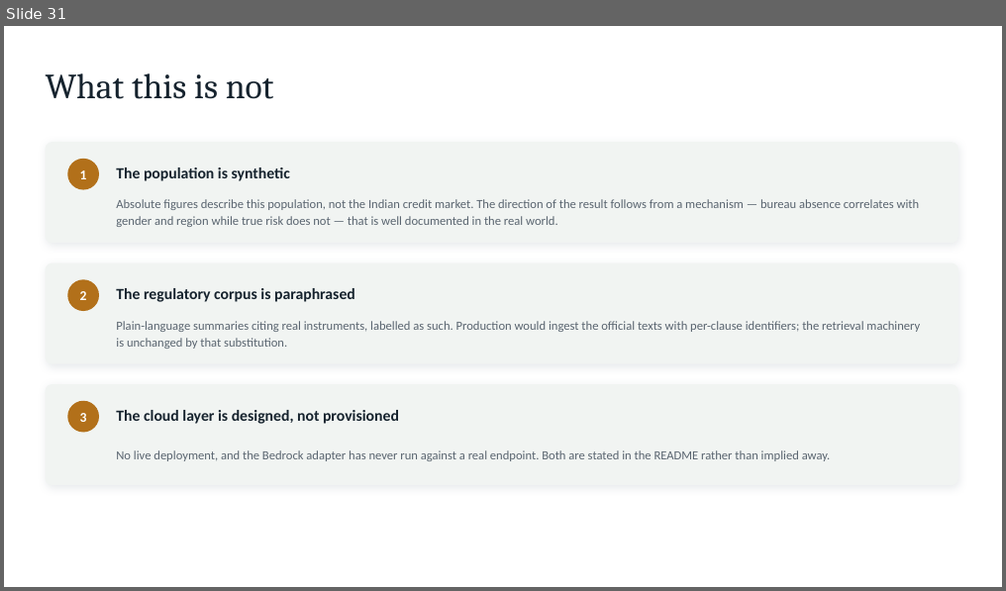
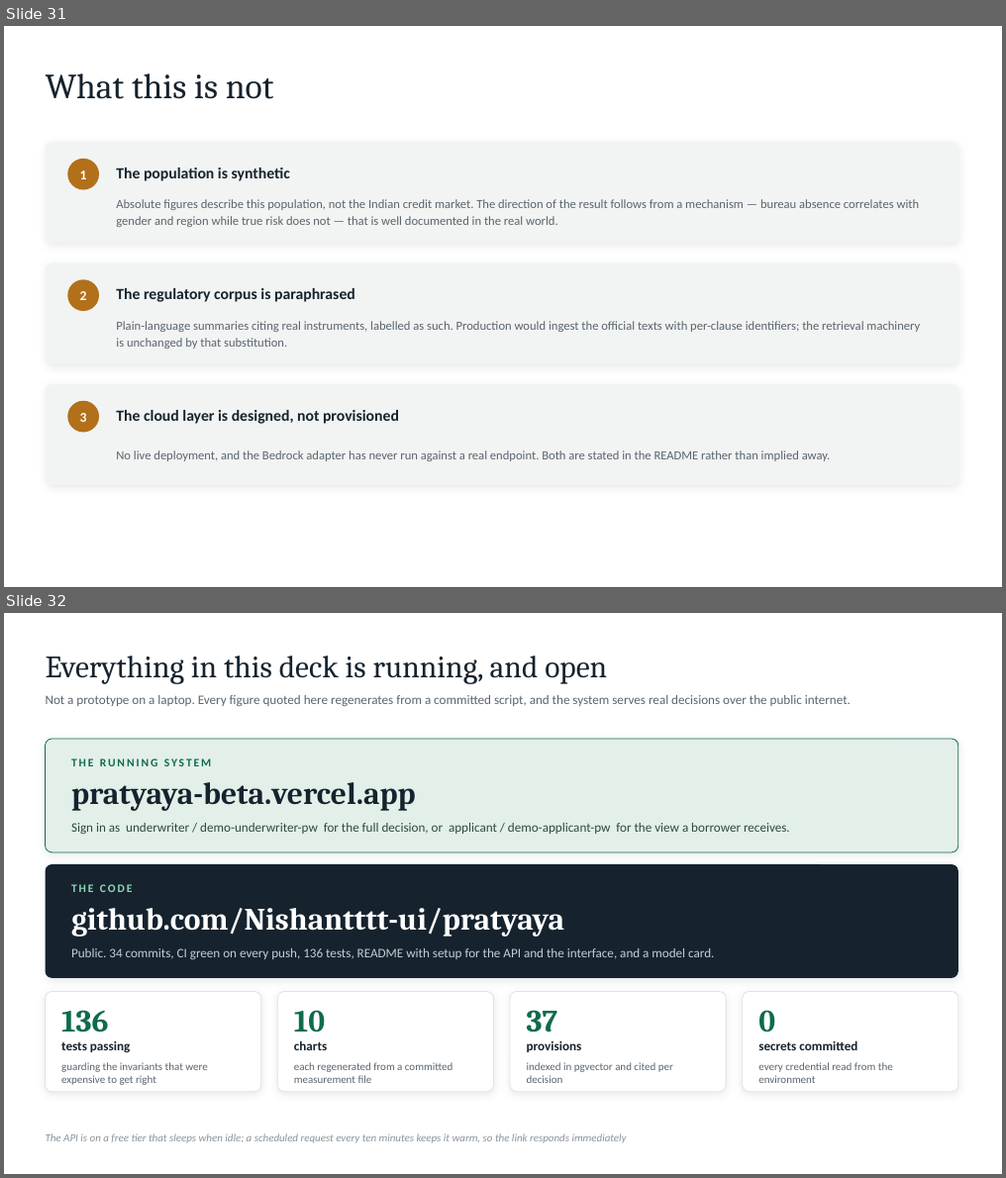
Before and after one commit to Nishantttt-ui/pratyaya, a slide deck: docs/Pratyaya-Synchrony-Hackathon.pptx. Shown one above the other, each under a label of ours: slide 31 before the commit, slides 31 and 32 after it. The pictures are 1006x591 and 1006x1178 pixels, drawn with LibreOffice and Linux fonts; fonts in the diff are those of the drawing. Boxes give left, top, right and bottom in pixels: in the first picture for what was removed or moved away, otherwise in the second. Text is boxed around its words. In the diff, an @@ line names an element or a change of style, - is before the commit and + after.

```diff
--- a/docs/Pratyaya-Synchrony-Hackathon.pptx
+++ b/docs/Pratyaya-Synchrony-Hackathon.pptx
@@ slide 32 added at (x1=4, y1=613, x2=1002, y2=1174), background #FFFFFF @@
@@ text added at (x1=46, y1=656, x2=607, y2=684), 30 pt, text #16232E @@
+Everything in this deck is running, and open
@@ text added at (x1=46, y1=695, x2=850, y2=706), 12.5 pt, text #5A6570 @@
+Not a prototype on a laptop. Every figure quoted here regenerates from a committed script, and the system serves real decisions over the public internet.
@@ rounded rectangle added at (x1=46, y1=739, x2=958, y2=853), fill #E3F0E9, outline #0E6B4F 0.75 pt @@
@@ text added at (x1=71, y1=759, x2=211, y2=766), 11 pt, text #0E6B4F, bold @@
+THE RUNNING SYSTEM
@@ text added at (x1=71, y1=782, x2=416, y2=811), 30 pt, text #16232E, bold @@
+pratyaya-beta.vercel.app
@@ text added at (x1=71, y1=823, x2=790, y2=834), 12.5 pt, text #2F4A40 @@
+Sign in as underwriter / demo-underwriter-pw for the full decision, or applicant / demo-applicant-pw for the view a borrower receives.
@@ rounded rectangle added at (x1=46, y1=864, x2=958, y2=978), fill #16232E @@
@@ text added at (x1=71, y1=884, x2=132, y2=892), 11 pt, text #8FD7B8, bold @@
+THE CODE
@@ text added at (x1=71, y1=908, x2=564, y2=937), 30 pt, text #FFFFFF, bold @@
+github.com/Nishantttt-ui/pratyaya
@@ text added at (x1=71, y1=949, x2=714, y2=959), 12.5 pt, text #C2CDD6 @@
+Public. 34 commits, CI green on every push, 136 tests, README with setup for the API and the interface, and a model card.
@@ rounded rectangle added at (x1=46, y1=992, x2=260, y2=1092), fill #FFFFFF, outline #DEE4E0 0.75 pt @@
@@ rounded rectangle added at (x1=277, y1=992, x2=493, y2=1092), fill #FFFFFF, outline #DEE4E0 0.75 pt @@
@@ rounded rectangle added at (x1=510, y1=992, x2=726, y2=1092), fill #FFFFFF, outline #DEE4E0 0.75 pt @@
@@ rounded rectangle added at (x1=743, y1=992, x2=958, y2=1092), fill #FFFFFF, outline #DEE4E0 0.75 pt @@
@@ text added at (x1=61, y1=1010, x2=108, y2=1033), 30 pt, text #0E6B4F, bold @@
+136
@@ text added at (x1=294, y1=1010, x2=325, y2=1033), 30 pt, text #0E6B4F, bold @@
+10
@@ text added at (x1=527, y1=1010, x2=558, y2=1033), 30 pt, text #0E6B4F, bold @@
+37
@@ text added at (x1=758, y1=1010, x2=775, y2=1033), 30 pt, text #0E6B4F, bold @@
+0
@@ text added at (x1=61, y1=1042, x2=130, y2=1053), 12.5 pt, text #16232E, bold @@
+tests passing
@@ text added at (x1=294, y1=1041, x2=327, y2=1051), 12.5 pt, text #16232E, bold @@
+charts
@@ text added at (x1=527, y1=1042, x2=582, y2=1053), 12.5 pt, text #16232E, bold @@
+provisions
@@ text added at (x1=758, y1=1041, x2=857, y2=1051), 12.5 pt, text #16232E, bold @@
+secrets committed
@@ text added at (x1=61, y1=1062, x2=207, y2=1085), 10.5 pt, text #5A6570 @@
+guarding the invariants that were expensive to get right
@@ text added at (x1=294, y1=1062, x2=452, y2=1083), 10.5 pt, text #5A6570 @@
+each regenerated from a committed measurement file
@@ text added at (x1=527, y1=1062, x2=673, y2=1083), 10.5 pt, text #5A6570 @@
+indexed in pgvector and cited per decision
@@ text added at (x1=758, y1=1062, x2=893, y2=1083), 10.5 pt, text #5A6570 @@
+every credential read from the environment
@@ text added at (x1=46, y1=1134, x2=627, y2=1144), 10.5 pt, text #8A949C, italic @@
+The API is on a free tier that sleeps when idle; a scheduled request every ten minutes keeps it warm, so the link responds immediately
```
Also in this commit, not shown: 2 slides changed, 3 other files.
